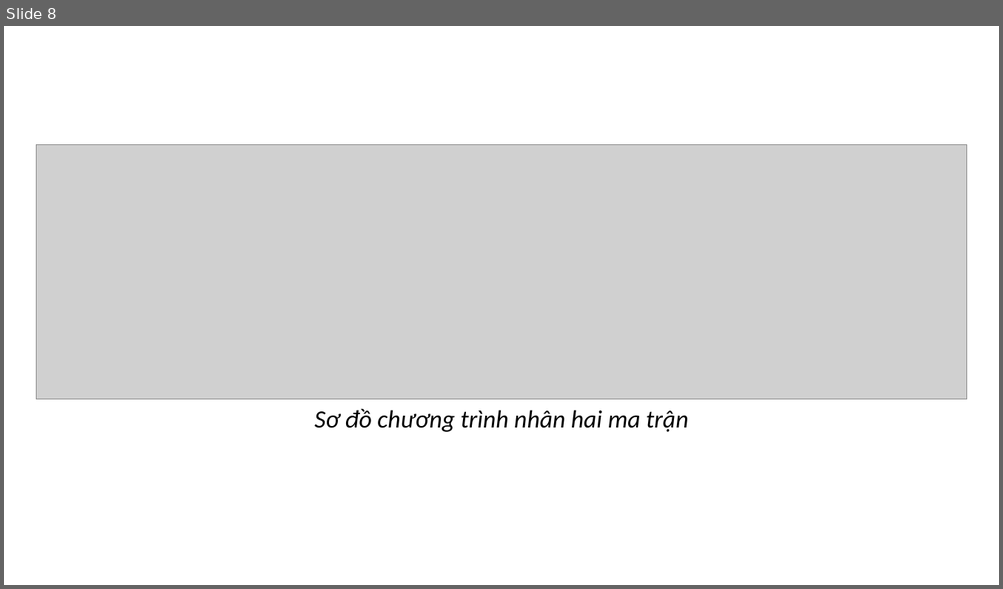
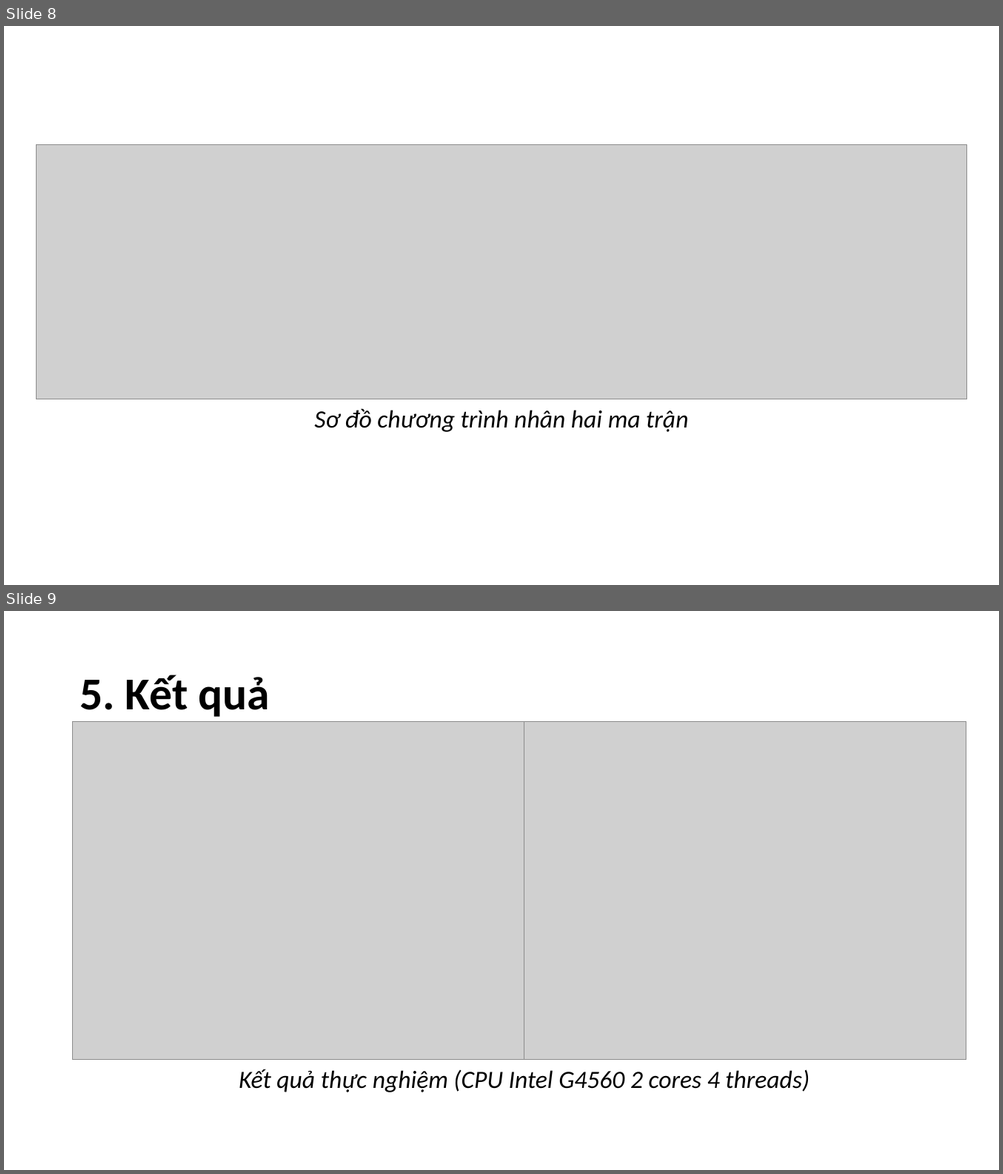
Before and after one commit to ngosangns/multithread-matrix-multiplication, a slide deck: presentation/multithread-matrix-multiplication.pptx. Shown one above the other, each under a label of ours: slide 8 before the commit, slides 8 and 9 after it. The pictures are 1003x589 and 1003x1174 pixels, drawn with LibreOffice and Linux fonts; fonts in the diff are those of the drawing; grey boxes stand for pictures; background and template pictures are left out. Boxes give left, top, right and bottom in pixels: in the first picture for what was removed or moved away, otherwise in the second. Text is boxed around its words. In the diff, an @@ line names an element or a change of style, - is before the commit and + after.

Commit message:
feat: Done presentation

```diff
--- a/presentation/multithread-matrix-multiplication.pptx
+++ b/presentation/multithread-matrix-multiplication.pptx
@@ slide 9 added at [4,611,999,1170], background picture (left out) @@
@@ title added at [79,675,269,717], 44 pt, text #000000, bold @@
+5. Kết quả
@@ picture added at [73,721,525,1060] @@
@@ picture added at [515,721,967,1060] @@
@@ text added at [239,1069,809,1093], 24 pt, text #000000, italic @@
+Kết quả thực nghiệm (CPU Intel G4560 2 cores 4 threads)
```
Also in this commit, not shown: 1 other slide added, 1 slide removed, 9 other files.
